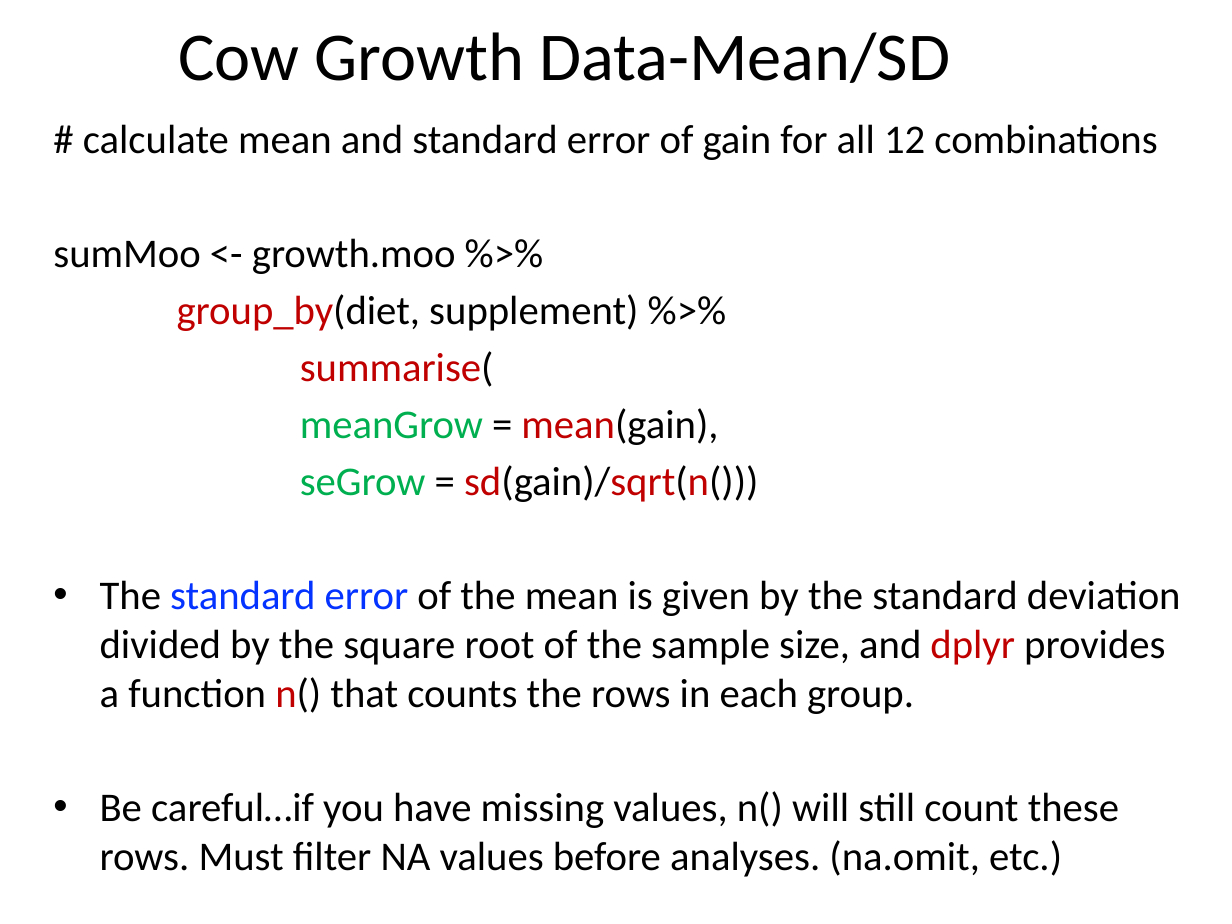
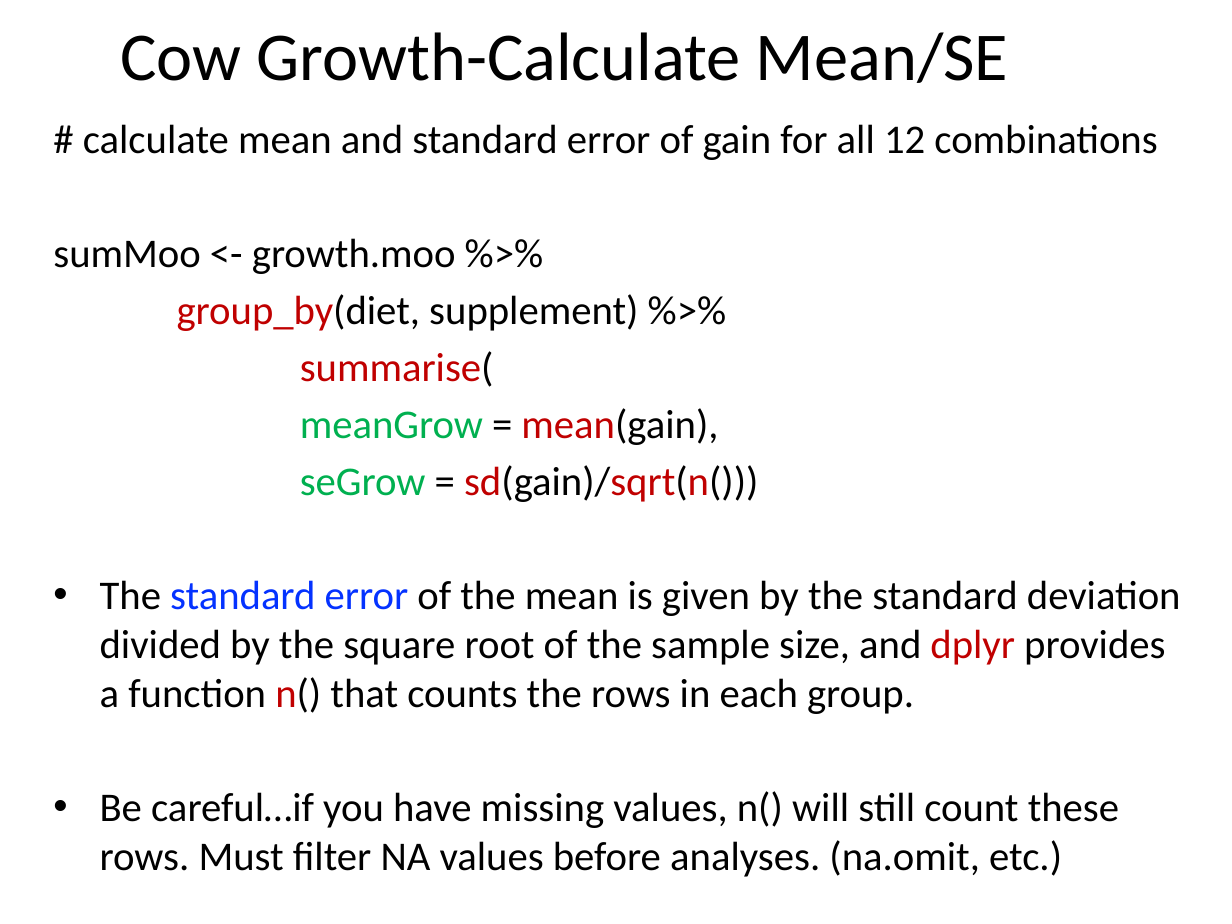
Before and after one commit to cmgienger/6-2WayANOVA, a slide deck: slide 21 of 6-2Way_ANOVA.pptx (slide 19 before the commit). Drawn at 1232x924 pixels with LibreOffice and Linux fonts; fonts in the diff are those of the drawing. Boxes give left, top, right and bottom in pixels: in the first picture for what was removed or moved away, otherwise in the second. Text is boxed around its words. In the diff, an @@ line names an element or a change of style, - is before the commit and + after.

```diff
--- a/6-2Way_ANOVA.pptx
+++ b/6-2Way_ANOVA.pptx
@@ title at [120,32,1008,83]: text changed @@
-Cow Growth Data-Mean/SD
+Cow Growth-Calculate Mean/SE
```
Also in this commit, not shown: 6 other slides changed, 5 slides added.
